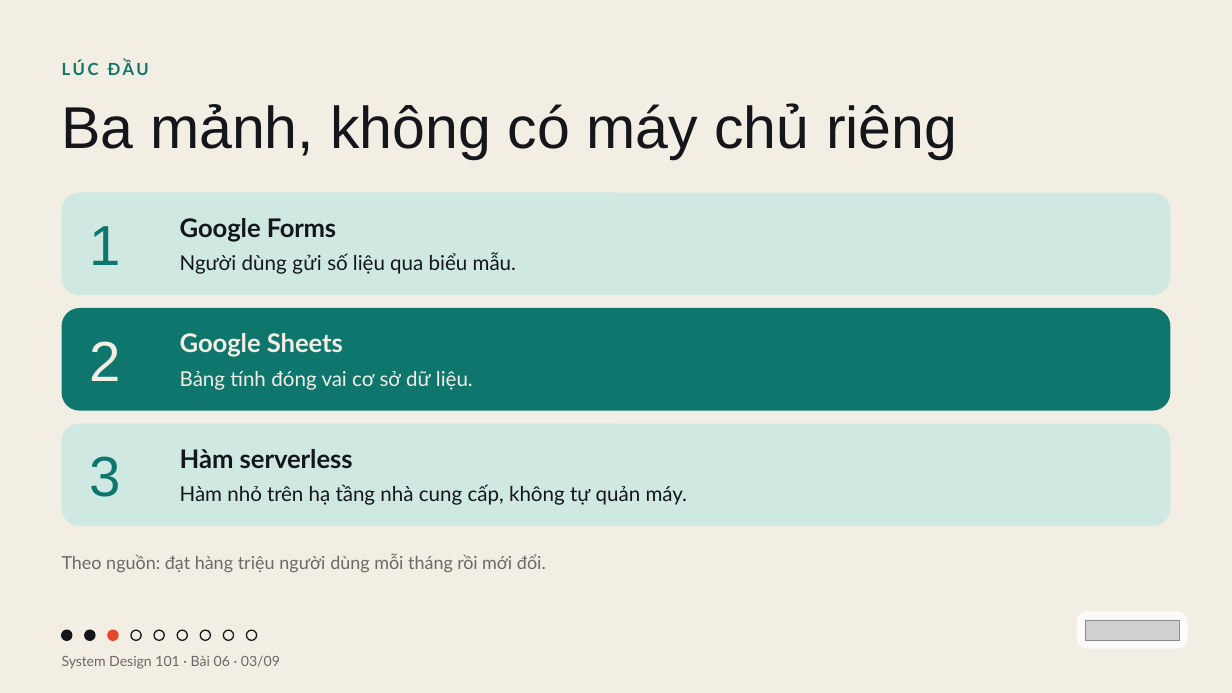
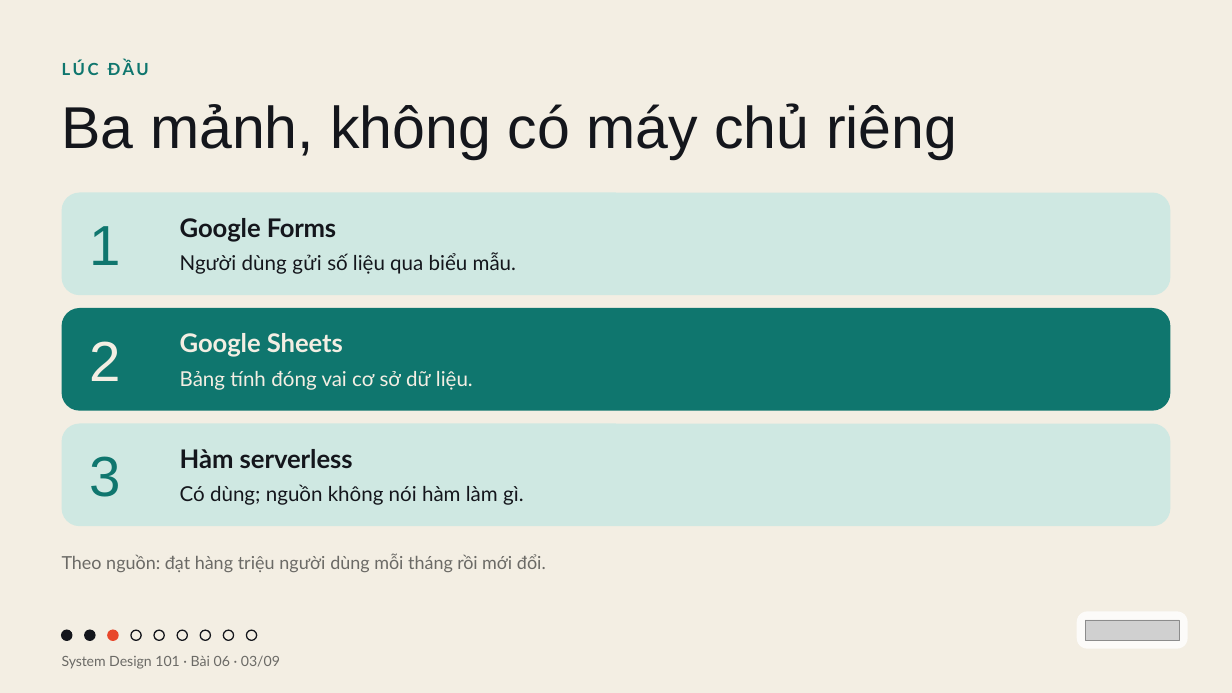
Before and after one commit to vohoailinh90/tool-marketing-studio, a slide deck: slide 3 of system-design-101/vi/lessons/sd-02-006/slides/sd-02-006.pptx. Drawn at 1232x693 pixels with LibreOffice and Linux fonts; fonts in the diff are those of the drawing; grey boxes stand for pictures. Boxes give left, top, right and bottom in pixels: in the first picture for what was removed or moved away, otherwise in the second. Text is boxed around its words. In the diff, an @@ line names an element or a change of style, - is before the commit and + after.

```diff
--- a/system-design-101/vi/lessons/sd-02-006/slides/sd-02-006.pptx
+++ b/system-design-101/vi/lessons/sd-02-006/slides/sd-02-006.pptx
@@ text at (180, 484, 523, 505): text changed @@
-Hàm nhỏ trên hạ tầng nhà cung cấp, không tự quản máy.
+Có dùng; nguồn không nói hàm làm gì.
```
Also in this commit, not shown: 1 other slide changed, 8 other files.
